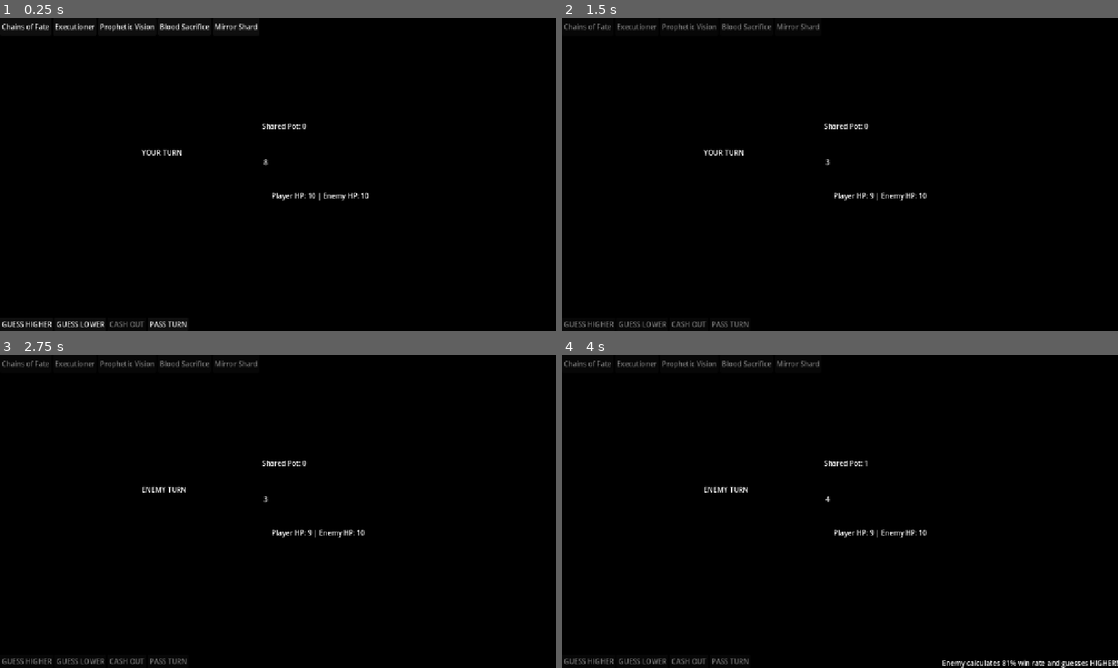
Above: before the commit, frames 1-4 (two rows, left to right).
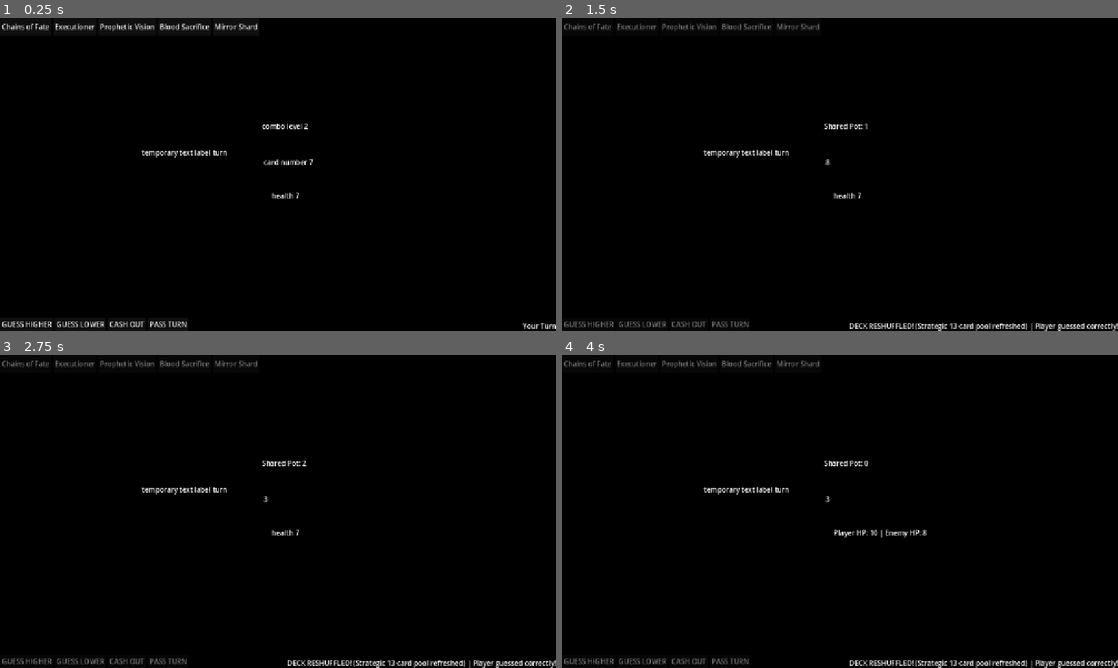
Above: after the commit, the same moments.

Repository: wadahac/HighLowPrototype
Game: Godot game, scene res://scenes/main.tscn
Two runs of this game, one before a commit and one after it. Both use one fixed random seed, a clock stepped at 60 frames per second and the inputs below.
Inputs (mouse positions are in pixels of both pictures, inside the frame that each line leads up to):
- Up to frame 1 (0.25 s): no input
- Up to frame 2 (1.5 s): click "GUESS HIGHER" at 0.5 s; tap Enter at 1.25 s
- Up to frame 3 (2.75 s): click (77, 661) at 2 s, where only the run after the commit has a clickable "GUESS LOWER"
- Up to frame 4 (4 s): tap Space at 2.75 s; click (689, 661) at 3.5 s, where only the run after the commit has a clickable "CASH OUT"

The runs differ from the first frame. In frame 1, 0.8% of the frame differs, in the area x 19-100%, y 33-100%; in frame 2, 1.0%, in the area x 25-100%, y 33-100%; in frame 3, 1.0%; in frame 4, 1.0%.
Error after the commit: Invalid access to property or key 'pressed' on a base object of type 'null instance'. (res://src/HighLowGameManager.gd:82)

Commit message:
feat: add Soul Thievery trump card ability and integration
Co-authored-by: aider (gemini/gemini-3.5-flash) <aider@aider.chat>

Diff:
--- a/high-low-prototype/src/EnemyAI.gd
+++ b/high-low-prototype/src/EnemyAI.gd
@@ -14,9 +14,11 @@
 var mirror_trump = preload("res://src/trumps/MirrorShard.gd").new()
 
 var trumps: Array = []
+var trumps_hand: Array = []
 
 func _ready() -> void:
 	trumps = [chains_trump, executioner_trump, vision_trump, sacrifice_trump, mirror_trump]
+	trumps_hand = [chains_trump, executioner_trump, vision_trump, sacrifice_trump, mirror_trump]
 
 func reset_deck_memory() -> void:
 	used_cards.clear()
@@ -24,6 +26,7 @@
 func reset_trumps() -> void:
 	for trump in trumps:
 		trump.is_used = false
+	trumps_hand = [chains_trump, executioner_trump, vision_trump, sacrifice_trump, mirror_trump]
 	vision_active = false
 
 func record_card_drawn(card_value: int) -> void:
--- a/high-low-prototype/src/HighLowGameManager.gd
+++ b/high-low-prototype/src/HighLowGameManager.gd
@@ -32,6 +32,9 @@
 var vision_trump = preload("res://src/trumps/PropheticVision.gd").new()
 var sacrifice_trump = preload("res://src/trumps/BloodSacrifice.gd").new()
 var mirror_trump = preload("res://src/trumps/MirrorShard.gd").new()
+var steal_trump = preload("res://src/trumps/SoulThievery.gd").new()
+
+var trumps_hand: Array = []
 
 # 3. @onready variables targeting exact relative paths
 @onready var base_card_label: Label = $UI_Layer/Table/BaseCardLabel
@@ -50,6 +53,7 @@
 @onready var vision_button: Button = $"UI_Layer/TrumpContainer/VisionButton"
 @onready var sacrifice_button: Button = $"UI_Layer/TrumpContainer/SacrificeButton"
 @onready var mirror_button: Button = $"UI_Layer/TrumpContainer/MirrorButton"
+@onready var steal_button: Button = $"UI_Layer/TrumpContainer/StealButton"
 
 # Info Labels
 @onready var vision_label: Label = $"UI_Layer/InfoPanel/VisionLabel"
@@ -75,6 +79,7 @@
 	vision_button.pressed.connect(_on_vision_pressed)
 	sacrifice_button.pressed.connect(_on_sacrifice_pressed)
 	mirror_button.pressed.connect(_on_mirror_pressed)
+	steal_button.pressed.connect(_on_steal_button_pressed)
 
 	if enemy_ai:
 		enemy_ai.decision_made.connect(_on_enemy_decision_made)
@@ -101,6 +106,9 @@
 	vision_trump.is_used = false
 	sacrifice_trump.is_used = false
 	mirror_trump.is_used = false
+	steal_trump.is_used = false
+
+	trumps_hand = [chains_trump, executioner_trump, vision_trump, sacrifice_trump, mirror_trump]
 
 	if vision_label:
 		vision_label.text = ""
@@ -214,6 +222,18 @@
 func _on_mirror_pressed() -> void:
 	mirror_trump.execute_player(self)
 	set_player_controls_enabled(true)
+
+func _on_steal_button_pressed() -> void:
+	steal_trump.apply_effect(self, enemy_ai, self)
+	steal_button.disabled = true
+	_update_base_card_ui()
+	if status_label:
+		status_label.text = "Player activated Soul Thievery!"
+
+func trigger_juice_effect(effect_name: String) -> void:
+	print("Juice effect triggered: ", effect_name)
+	if status_label:
+		status_label.text = "Juice effect: " + effect_name.to_upper()
 
 # AI Decision Handler
 func _on_enemy_decision_made(choice: String) -> void:
@@ -356,6 +376,7 @@
 		vision_button.disabled = vision_trump.is_used
 		sacrifice_button.disabled = sacrifice_trump.is_used
 		mirror_button.disabled = mirror_trump.is_used
+		steal_button.disabled = steal_trump.is_used
 	else:
 		cash_out_button.disabled = true
 		pass_button.disabled = true
@@ -364,6 +385,7 @@
 		vision_button.disabled = true
 		sacrifice_button.disabled = true
 		mirror_button.disabled = true
+		steal_button.disabled = true
 
 func check_game_over() -> bool:
 	if enemy_hp <= 0:
@@ -398,6 +420,7 @@
 	vision_button.disabled = true
 	sacrifice_button.disabled = true
 	mirror_button.disabled = true
+	steal_button.disabled = true
 
 func _update_base_card_ui() -> void:
 	var names = ["", "A", "2", "3", "4", "5", "6", "7", "8", "9", "10", "J", "Q", "K"]
--- a/high-low-prototype/src/trumps/SoulThievery.gd
+++ b/high-low-prototype/src/trumps/SoulThievery.gd
@@ -1 +1,12 @@
-extends Node
+extends "res://src/trumps/TrumpCard.gd"
+
+func apply_effect(user, target, game_manager) -> void:
+	is_used = true
+	if target and "trumps_hand" in target and not target.trumps_hand.is_empty():
+		var random_index = randi() % target.trumps_hand.size()
+		var stolen_card = target.trumps_hand.pop_at(random_index)
+		if user and "trumps_hand" in user:
+			user.trumps_hand.append(stolen_card)
+
+	if game_manager and game_manager.has_method("trigger_juice_effect"):
+		game_manager.trigger_juice_effect("steal")
